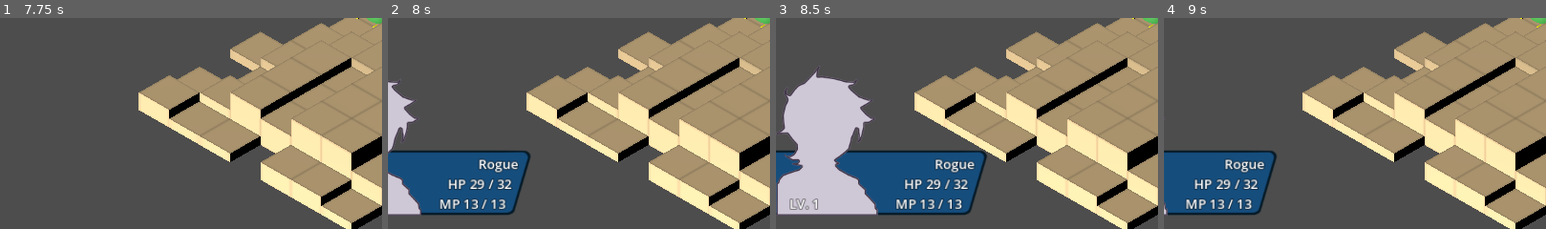
Above: before the commit, frames 1-4 (left to right).
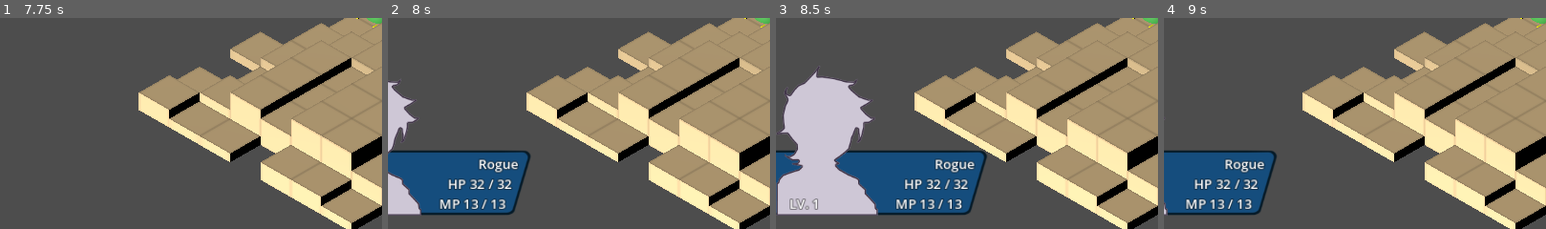
Above: after the commit, the same moments.

Repository: WeatheredSouls/GodotTactics
Game: Godot game, scene res://Scenes/Battle.tscn
Two runs of this game, one before a commit and one after it. Both use one fixed random seed, a clock stepped at 60 frames per second and the inputs below.
Inputs (mouse positions are % of the whole screen's width and height, from its top left):
- Up to frame 1 (7.75 s): tap Enter (fire_1) at 0.5, 1.35, 5.1, 7.25 s; move the mouse to (72, 44) at 0.52 s; hold D (move_right) 0.53-1.28 s; hold Right mouse button (camera_activate) 0.53-1.28 s; move the mouse to (30, 54) at 1.27 s; hold S (move_down) 1.28-2.03 s; move the mouse to (60, 27) at 2.02 s; hold D (move_right) 2.03-2.78 s; tap Shift (fire_2) at 2.1, 5.85 s; move the mouse to (45, 69) at 2.77 s; hold W (move_up) 2.78-3.53 s; tap Mouse wheel down (zoom_down) at 2.85, 6.6 s; move the mouse to (80, 64) at 3.52 s; hold A (move_left) 3.53-5.03 s; tap Mouse wheel up (zoom_up) at 3.6, 7.35 s; move the mouse to (20, 34) at 4.27 s; right-click (20, 34) at 4.35 s; move the mouse to (55, 49) at 5.02 s; hold S (move_down) 5.03-5.78 s; tap Space at 5.75 s; move the mouse to (35, 24) at 5.77 s; hold D (move_right) 5.78-6.53 s; move the mouse to (72, 44) at 6.52 s; hold W (move_up) 6.53-7.28 s; move the mouse to (30, 54) at 7.27 s; hold D (move_right) from 7.28 s (still down)
- Up to frame 2 (8 s): keep holding D (move_right)
- Up to frame 3 (8.5 s): move the mouse to (60, 27) at 8.02 s; release D (move_right) at 8.03 s; hold S (move_down) from 8.03 s (still down); hold Right mouse button (camera_activate) from 8.03 s (still down)
- Up to frame 4 (9 s): move the mouse to (45, 69) at 8.77 s; release S (move_down) at 8.78 s; release Right mouse button (camera_activate) at 8.78 s; hold A (move_left) from 8.78 s (still down); tap Enter (fire_1) at 8.85 s
The pictures show only the part of the screen within x 0-50%, y 50-100%; the shares and areas given below are measured in that part.

Frame 1 is identical in both runs. In frame 2, less than 0.1% of the frame differs, in the area x 21-26%, y 77-82%; in frame 3, less than 0.1%; in frame 4, less than 0.1%.

Commit message:
Part 18 - Ability Effects

Diff:
--- a/Prefabs/Hero.tscn
+++ b/Prefabs/Hero.tscn
@@ -1,14 +1,20 @@
-[gd_scene load_steps=12 format=3 uid="uid://b4hk8c5bhrmur"]
+[gd_scene load_steps=18 format=3 uid="uid://b4hk8c5bhrmur"]
 
 [ext_resource type="Material" uid="uid://ca2attav4014m" path="res://Materials/Ally.tres" id="1_1542g"]
 [ext_resource type="Script" path="res://Scripts/View Model Component/Unit.gd" id="1_jh304"]
 [ext_resource type="Material" uid="uid://ci5if3vpfmyrc" path="res://Materials/Eyes.tres" id="2_bcdkh"]
+[ext_resource type="Script" path="res://Scripts/View Model Component/Ability/Ability.gd" id="4_0lxxe"]
 [ext_resource type="Script" path="res://Scripts/View Model Component/Ability/Range/ConstantAbilityRange.gd" id="4_uwad1"]
 [ext_resource type="Script" path="res://Scripts/View Model Component/Ability/Area of Effect/UnitAbilityArea.gd" id="5_8wht0"]
+[ext_resource type="Script" path="res://Scripts/View Model Component/Ability/Power/PhysicalAbilityPower.gd" id="6_lxc6v"]
 [ext_resource type="Script" path="res://Scripts/View Model Component/Ability/Effect Target/DefaultAbilityEffectTarget.gd" id="6_meuw2"]
 [ext_resource type="Script" path="res://Scripts/View Model Component/Actor/Equipment.gd" id="7_atnug"]
 [ext_resource type="Script" path="res://Scripts/View Model Component/Ability/Hit Rate/ATypeHitRate.gd" id="7_jifwt"]
 [ext_resource type="Script" path="res://Scripts/View Model Component/Status/Status.gd" id="7_w0yuf"]
+[ext_resource type="Script" path="res://Scripts/View Model Component/Ability/Effects/DamageAbilityEffect.gd" id="7_yilf6"]
+[ext_resource type="Script" path="res://Scripts/View Model Component/Ability/Effects/InflictAbilityEffect.gd" id="10_ernll"]
+[ext_resource type="Script" path="res://Scripts/View Model Component/Status/Effects/BlindStatusEffect.gd" id="11_vjfbv"]
+[ext_resource type="Script" path="res://Scripts/View Model Component/Ability/Hit Rate/STypeHitRate.gd" id="12_tmfdy"]
 
 [sub_resource type="SphereMesh" id="SphereMesh_v77ue"]
 
@@ -39,6 +45,7 @@
 [node name="Abilities" type="Node" parent="."]
 
 [node name="Attack" type="Node" parent="Abilities"]
+script = ExtResource("4_0lxxe")
 
 [node name="Ability Range" type="Node" parent="Abilities/Attack"]
 script = ExtResource("4_uwad1")
@@ -47,11 +54,30 @@
 [node name="Ability Area" type="Node" parent="Abilities/Attack"]
 script = ExtResource("5_8wht0")
 
-[node name="Ability Effect Target" type="Node" parent="Abilities/Attack"]
+[node name="Physical Ability Power" type="Node" parent="Abilities/Attack"]
+script = ExtResource("6_lxc6v")
+level = 45
+
+[node name="Damage" type="Node" parent="Abilities/Attack"]
+script = ExtResource("7_yilf6")
+
+[node name="Ability Effect Target" type="Node" parent="Abilities/Attack/Damage"]
 script = ExtResource("6_meuw2")
 
-[node name="Hit Rate" type="Node" parent="Abilities/Attack"]
+[node name="Hit Rate" type="Node" parent="Abilities/Attack/Damage"]
 script = ExtResource("7_jifwt")
+
+[node name="Inflict Blind" type="Node" parent="Abilities/Attack"]
+script = ExtResource("10_ernll")
+status_effect = ExtResource("11_vjfbv")
+effect_name = "Blind"
+duration = 50
+
+[node name="Ability Effect Target" type="Node" parent="Abilities/Attack/Inflict Blind"]
+script = ExtResource("6_meuw2")
+
+[node name="Hit Rate" type="Node" parent="Abilities/Attack/Inflict Blind"]
+script = ExtResource("12_tmfdy")
 
 [node name="Equipment" type="Node" parent="."]
 script = ExtResource("7_atnug")
--- a/Scenes/Battle.tscn
+++ b/Scenes/Battle.tscn
@@ -34,7 +34,6 @@
 [ext_resource type="Script" path="res://Scripts/View Model Component/StatPanel.gd" id="27_e2b2e"]
 [ext_resource type="Texture2D" uid="uid://devbmisnl337" path="res://Textures/UI/RedAttackPanel.png" id="29_rgavg"]
 [ext_resource type="Script" path="res://Scripts/Controller/TurnOrderController.gd" id="34_opnmc"]
-[ext_resource type="Script" path="res://Scripts/Test/StatusEffectDemo.gd" id="35_hq8fa"]
 [ext_resource type="Script" path="res://Scripts/View Model Component/HitSuccessIndicator.gd" id="35_joq03"]
 [ext_resource type="Script" path="res://Scripts/Common/UI/LayoutAnchor.gd" id="36_00mtv"]
 [ext_resource type="Texture2D" uid="uid://lm3oejxnfwbl" path="res://Textures/UI/AttackArrowBacker.png" id="37_trv01"]
@@ -923,4 +922,3 @@
 vertical_alignment = 1
 
 [node name="Test" type="Node" parent="."]
-script = ExtResource("35_hq8fa")
--- a/Scripts/Controller/AbilityMenuPanelController.gd
+++ b/Scripts/Controller/AbilityMenuPanelController.gd
@@ -5,6 +5,15 @@
 const HideKey:String = "Hide"
 const EntryPoolKey:String = "AbilityMenuPanel.Entry"
 const MenuCount:int = 4
+
+signal GetAttackNotification(info:Info)
+signal GetDefenseNotification(info:Info)
+signal GetPowerNotification(info:Info)
+signal TweakDamageNotification(info:Info)
+
+signal CanPerformCheck(exc:BaseException)
+signal FailedNotification()
+signal DidPerformNotification()
 
 @export var entryPrefab:PackedScene
 @export var titleLabel:Label
--- a/Scripts/Controller/Battle States/ConfirmAbilityTargetState.gd
+++ b/Scripts/Controller/Battle States/ConfirmAbilityTargetState.gd
@@ -41,17 +41,16 @@
 
 func FindTargets():
 	turn.targets = []
-	var children:Array[Node] = turn.ability.get_children()
-	var targeters:Array[AbilityEffectTarget]
-	targeters.assign(children.filter(func(node): return node is AbilityEffectTarget))
 
 	for tile in tiles:
-		if(IsTarget(tile, targeters)):
+		if(IsTarget(tile)):
 			turn.targets.append(tile)
 
-func IsTarget(tile:Tile, list:Array[AbilityEffectTarget]):
-	for item in list:
-		if(item.IsTarget(tile)):
+func IsTarget(tile:Tile):
+	var children:Array[Node] = turn.ability.find_children("*", "BaseAbilityEffect", false)
+	for child in children:
+		var targeter:AbilityEffectTarget = child.get_node("Ability Effect Target")
+		if targeter.IsTarget(tile):
 			return true
 	return false
 
@@ -72,18 +71,17 @@
 	_owner.cameraController.Orbit(direction)
 
 func UpdateHitSuccessIndicator():
-	var chance:int = CalculateHitRate()
-	var amount:int = EstimateDamage()
+	var chance:int = 0
+	var amount:int = 0
+	var target:Tile = turn.targets[index]
+
+	var children:Array[Node] = turn.ability.find_children("*", "BaseAbilityEffect", false)
+	for child in children:
+		var targeter:AbilityEffectTarget = child.get_node("Ability Effect Target")
+		if targeter.IsTarget(target):
+			var hitRate:HitRate = child.get_node("Hit Rate")
+			chance = hitRate.Calculate(target)
+			amount = child.Predict(target)
+			break
+
 	hitSuccessIndicator.SetStats(chance, amount)
-
-func CalculateHitRate():
-	var target = turn.targets[index].content
-	var children:Array[Node] = turn.ability.find_children("*", "HitRate", false)
-	if children:
-		var hr:HitRate = children[0]
-		return hr.Calculate(turn.actor, target)
-	print("Couldn't find Hit Rate")
-	return 0
-
-func EstimateDamage()->int:
-	return 50
--- a/Scripts/Controller/Battle States/PerformAbilityState.gd
+++ b/Scripts/Controller/Battle States/PerformAbilityState.gd
@@ -12,21 +12,14 @@
 
 func Animate():
 	#TODO play animations, etc
+
 	#TODO apply ability effect, etc
 
-	TemporaryAttackExample()
+	ApplyAbility()
 	if(turn.hasUnitMoved):
 		_owner.stateMachine.ChangeState(endFacingState)
 	else:
 		_owner.stateMachine.ChangeState(commandSelectionState)
 
-func TemporaryAttackExample():
-	for i in range(0,turn.targets.size()):
-		var obj = turn.targets[i].content
-		var stats:Stats
-		if(obj != null):
-			stats = obj.get_node("Stats")
-		if(stats != null):
-			stats.SetStat(StatTypes.Stat.HP, stats.GetStat(StatTypes.Stat.HP) - 15)
-			if (stats.GetStat(StatTypes.Stat.HP) <= 0):
-				print("KO'd {Unit}!".format({"Unit": obj.name}))
+func ApplyAbility():
+	turn.ability.Perform(turn.targets)
--- a/Scripts/Controller/BattleController.gd
+++ b/Scripts/Controller/BattleController.gd
@@ -25,3 +25,11 @@
 
 func _ready():
 	stateMachine.ChangeState(startState)
+
+func GetParentUnit(node:Node):
+	var parent = node.get_parent()
+	if parent == null:
+		return null
+	if parent is Unit:
+		return parent
+	return GetParentUnit(parent)
--- a/Scripts/Model/Turn.gd
+++ b/Scripts/Model/Turn.gd
@@ -7,7 +7,7 @@
 var lockMove:bool
 var startTile:Tile
 var startDir: Directions.Dirs
-var ability: Node
+var ability: Ability
 var targets:Array[Tile]
 
 func Change(current:Unit):
--- /dev/null
+++ b/Scripts/View Model Component/Ability/Ability.gd
@@ -0,0 +1,29 @@
+extends Node
+class_name Ability
+
+var battle:BattleController
+var abilityController:AbilityMenuPanelController
+
+func _ready():
+	battle = get_tree().root.get_node("Battle/Battle Controller")
+	abilityController = battle.abilityMenuPanelController
+
+func CanPerform():
+	var exc:BaseException = BaseException.new(true)
+	abilityController.CanPerformCheck.emit(exc)
+	return exc.toggle
+
+func Perform(targets:Array[Tile]):
+	if not CanPerform():
+		abilityController.FailedNotification.emit()
+		return
+
+	for target in targets:
+		_Perform(target)
+	abilityController.DidPerformNotification.emit()
+
+func _Perform(target:Tile):
+	var children:Array[Node] = self.find_children("*", "BaseAbilityEffect", false)
+	for child in children:
+		var effect:BaseAbilityEffect = child as BaseAbilityEffect
+		effect.Apply(target)
--- /dev/null
+++ b/Scripts/View Model Component/Ability/Effects/BaseAbilityEffect.gd
@@ -0,0 +1,45 @@
+extends Node
+class_name BaseAbilityEffect
+
+const minDamage:int = -999
+const maxDamage:int = 999
+var battle:BattleController
+var abilityCont:AbilityMenuPanelController
+var hitController:HitSuccessIndicator
+
+func _ready():
+	battle = get_tree().root.get_node("Battle/Battle Controller")
+	abilityCont = battle.abilityMenuPanelController
+	hitController = battle.hitSuccessIndicator
+
+
+func Predict(target:Tile):
+	pass
+
+func Apply(target:Tile):
+	if self.get_node("Ability Effect Target").IsTarget(target) == false:
+		return
+	if self.get_node("Hit Rate").RollForHit(target):
+		print("Hit")
+		hitController.HitNotification.emit(OnApply(target))
+	else:
+		print("Missed")
+		hitController.MissedNotification.emit()
+
+func OnApply(target:Tile):
+	pass
+
+func GetStat(attacker:Unit, target:Unit, notifier:Signal, startValue:int):
+	var mods:Array[ValueModifier]
+	var info = Info.new(attacker, target, mods)
+	notifier.emit(info)
+
+	mods.sort_custom(func(a, b): return a.sortOrder < b.sortOrder)
+
+	var value:float = startValue
+	for mod in mods:
+		value = mod.Modify(startValue, value)
+
+	var retValue:int = floori(value)
+	retValue = clamp(retValue, minDamage, maxDamage)
+	return retValue
--- /dev/null
+++ b/Scripts/View Model Component/Ability/Effects/DamageAbilityEffect.gd
@@ -0,0 +1,48 @@
+extends BaseAbilityEffect
+class_name DamageAbilityEffect
+
+func Predict(target:Tile):
+	var attacker:Unit = battle.GetParentUnit(self)
+	var defender:Unit = target.content
+
+	# Get the attackers base attack stat considering
+	# mission items, support check, status check, and equipment, etc
+	var attack:int = GetStat(attacker, defender, abilityCont.GetAttackNotification,0)
+
+	# Get the targets base defense stat considering
+	# mission items, support check, status check, and equipment, etc
+	var defense:int = GetStat(attacker, defender, abilityCont.GetDefenseNotification, 0)
+
+	# Calculate base damage
+	var damage:int = attack - (defense / 2)
+	damage = max(damage, 1)
+
+	# Get the abilities power stat considering possible variations
+	var power:int = GetStat(attacker, defender, abilityCont.GetPowerNotification, 0)
+
+	# Apply power bonus
+	damage = damage * power / 100
+	damage = max(damage,1)
+
+	# Tweak the damage based on a variety of other checks like
+	# Elemental damage, Critical Hits, Damage multipliers, etc.
+	damage = GetStat(attacker, defender, abilityCont.TweakDamageNotification, damage)
+
+	# Clamp the damage to a range
+	damage = clamp(damage, minDamage, maxDamage)
+	return -damage
+
+func OnApply(target:Tile):
+	var defender:Unit = target.content
+
+	# Start with the predicted damage value
+	var value:int = Predict(target)
+
+	# Add some random variance
+	value = floori(value * randf_range(.9,1.1))
+
+	# Apply the damage to the target
+	var s:Stats = defender.get_node("Stats")
+	var currentHP = s.GetStat(StatTypes.Stat.HP)
+	s.SetStat(StatTypes.Stat.HP, currentHP + value)
+	return value
--- /dev/null
+++ b/Scripts/View Model Component/Ability/Effects/InflictAbilityEffect.gd
@@ -0,0 +1,22 @@
+extends BaseAbilityEffect
+class_name InflictAbilityEffect
+
+@export var status_effect:GDScript
+@export var effect_name:String
+@export var duration:int
+
+func Predict(target:Tile):
+	return 0
+
+func OnApply(target:Tile):
+	var unit:Unit = target.content
+	if unit == null:
+		return 0
+
+	var status:Status = unit.get_node("Status")
+
+	var condition:DurationStatusCondition
+	condition = status.Add(status_effect , DurationStatusCondition, effect_name, "Duration Condition")
+	condition.duration = duration
+
+	return 0
--- a/Scripts/View Model Component/Ability/Hit Rate/ATypeHitRate.gd
+++ b/Scripts/View Model Component/Ability/Hit Rate/ATypeHitRate.gd
@@ -1,16 +1,17 @@
 extends HitRate
 class_name ATypeHitRate
 
-func Calculate(attacker:Unit, target:Unit):
-	if(AutomaticHit(attacker, target)):
+func Calculate(target:Tile):
+	var defender = target.content
+	if(AutomaticHit(defender)):
 		return Final(0)
 
-	if(AutomaticMiss(attacker, target)):
+	if(AutomaticMiss(defender)):
 		return Final(100)
 
-	var evade:int = GetEvade(target)
-	evade = AdjustForRelativeFacing(attacker, target, evade)
-	evade = AdjustForStatusEffects(attacker, target, evade)
+	var evade:int = GetEvade(defender)
+	evade = AdjustForRelativeFacing(defender, evade)
+	evade = AdjustForStatusEffects(defender, evade)
 	evade = clamp(evade, 5, 95)
 	return Final(evade)
 
@@ -18,7 +19,7 @@
 	var s:Stats = target.get_node("Stats")
 	return clamp(s.GetStat(StatTypes.Stat.EVD), 0, 100)
 
-func AdjustForRelativeFacing(attacker:Unit, target:Unit, rate:int):
+func AdjustForRelativeFacing(target:Unit, rate:int):
 	match Directions.GetFacing(attacker, target):
 		Directions.Facings.FRONT:
 			return rate
--- a/Scripts/View Model Component/Ability/Hit Rate/FullTypeHitRate.gd
+++ b/Scripts/View Model Component/Ability/Hit Rate/FullTypeHitRate.gd
@@ -1,8 +1,9 @@
 extends HitRate
 class_name FullTypeHitRate
 
-func Calculate(attacker:Unit, target:Unit):
-	if(AutomaticMiss(attacker, target)):
+func Calculate(target:Tile):
+	var defender = target.content
+	if(AutomaticMiss(defender)):
 		return Final(100)
 
 	return Final(0)
--- a/Scripts/View Model Component/Ability/Hit Rate/HitRate.gd
+++ b/Scripts/View Model Component/Ability/Hit Rate/HitRate.gd
@@ -2,27 +2,35 @@
 class_name HitRate
 
 var hitIndicator:HitSuccessIndicator
+var attacker:Unit
 
 func _ready():
-	hitIndicator = get_node("/root/Battle/Battle Controller/Hit Success Indicator")
+	var battle:BattleController = get_node("/root/Battle/Battle Controller")
+	hitIndicator = battle.get_node("Hit Success Indicator")
+	attacker = battle.GetParentUnit(self)
 
-func Calculate(attacker:Unit, target:Unit):
+func Calculate(target:Tile):
 	pass
 
-func AutomaticHit(attacker:Unit, target:Unit)->bool:
+func AutomaticHit(target:Unit)->bool:
 	var exc:MatchException = MatchException.new(attacker, target)
 	hitIndicator.AutomaticHitCheckNotification.emit(exc)
 	return exc.toggle
 
-func AutomaticMiss(attacker:Unit, target:Unit)->bool:
+func AutomaticMiss(target:Unit)->bool:
 	var exc:MatchException = MatchException.new(attacker, target)
 	hitIndicator.AutomaticMissCheckNotification.emit(exc)
 	return exc.toggle
 
-func AdjustForStatusEffects(attacker:Unit, target:Unit, rate:int)->int:
+func AdjustForStatusEffects(target:Unit, rate:int)->int:
 	var args:Info = Info.new(attacker, target, rate)
 	hitIndicator.StatusCheckNotification.emit(args)
 	return args.data
 
 func Final(evade:int):
 	return 100 - evade
+
+func RollForHit(target:Tile):
+	var roll:int = randi_range(0, 100)
+	var chance:int = Calculate(target)
+	return roll <= chance
--- a/Scripts/View Model Component/Ability/Hit Rate/STypeHitRate.gd
+++ b/Scripts/View Model Component/Ability/Hit Rate/STypeHitRate.gd
@@ -1,16 +1,17 @@
 extends HitRate
 class_name STypeHitRate
 
-func Calculate(attacker:Unit, target:Unit):
-	if(AutomaticMiss(attacker, target)):
+func Calculate(target:Tile):
+	var defender = target.content
+	if(AutomaticMiss(defender)):
 		return Final(100)
 
-	if(AutomaticHit(attacker, target)):
+	if(AutomaticHit(defender)):
 		return Final(0)
 
-	var res:int = GetResistance(target)
-	res = AdjustForStatusEffects(attacker, target, res)
-	res = AdjustForRelativeFacing(attacker, target, res)
+	var res:int = GetResistance(defender)
+	res = AdjustForStatusEffects(defender, res)
+	res = AdjustForRelativeFacing(defender, res)
 
 	res = clamp(res, 0, 100)
 	return Final(res)
@@ -19,7 +20,7 @@
 	var s:Stats = target.get_node("Stats")
 	return clamp(s.GetStat(StatTypes.Stat.RES), 0, 100)
 
-func AdjustForRelativeFacing(attacker:Unit, target:Unit, rate:int):
+func AdjustForRelativeFacing(target:Unit, rate:int):
 	match Directions.GetFacing(attacker, target):
 		Directions.Facings.FRONT:
 			return rate
--- /dev/null
+++ b/Scripts/View Model Component/Ability/Power/BaseAbilityPower.gd
@@ -0,0 +1,45 @@
+extends Node
+class_name BaseAbilityPower
+
+var battle:BattleController
+var abilityController:AbilityMenuPanelController
+
+func _ready():
+	battle = get_tree().root.get_node("Battle/Battle Controller")
+	abilityController = battle.abilityMenuPanelController
+	abilityController.GetAttackNotification.connect(OnGetBaseAttack)
+	abilityController.GetDefenseNotification.connect(OnGetBaseDefense)
+	abilityController.GetPowerNotification.connect(OnGetPower)
+
+func _exit_tree():
+	abilityController.GetAttackNotification.disconnect(OnGetBaseAttack)
+	abilityController.GetDefenseNotification.disconnect(OnGetBaseDefense)
+	abilityController.GetPowerNotification.disconnect(OnGetPower)
+
+func OnGetBaseAttack(info:Info):
+	if info.attacker != battle.GetParentUnit(self):
+		return
+
+	var mod:AddValueModifier = AddValueModifier.new(0, GetBaseAttack())
+	info.data.append(mod)
+
+func OnGetBaseDefense(info:Info):
+	if info.attacker != battle.GetParentUnit(self):
+		return
+
+	var mod:AddValueModifier = AddValueModifier.new(0, GetBaseDefense(info.target))
+	info.data.append(mod)
+
+func OnGetPower(info:Info):
+	if info.attacker != battle.GetParentUnit(self):
+		return
+
+	var mod:AddValueModifier = AddValueModifier.new(0, GetPower())
+	info.data.append(mod)
+
+func GetBaseAttack():
+	pass
+func GetBaseDefense(target:Unit):
+	pass
+func GetPower():
+	pass
--- /dev/null
+++ b/Scripts/View Model Component/Ability/Power/MagicalAbilityPower.gd
@@ -0,0 +1,15 @@
+extends BaseAbilityPower
+class_name MagicalAbilityPower
+
+@export var level:int
+
+func GetBaseAttack():
+	var stats:Stats = battle.GetParentUnit(self).get_node("Stats")
+	return stats.GetStat(StatTypes.Stat.MAT)
+
+func GetBaseDefense(target:Unit):
+	var stats:Stats = target.get_node("Stats")
+	return stats.GetStat(StatTypes.Stat.MDF)
+
+func GetPower():
+	return level
--- /dev/null
+++ b/Scripts/View Model Component/Ability/Power/PhysicalAbilityPower.gd
@@ -0,0 +1,15 @@
+extends BaseAbilityPower
+class_name PhysicalAbilityPower
+
+@export var level:int
+
+func GetBaseAttack():
+	var stats:Stats = battle.GetParentUnit(self).get_node("Stats")
+	return stats.GetStat(StatTypes.Stat.ATK)
+
+func GetBaseDefense(target:Unit):
+	var stats:Stats = target.get_node("Stats")
+	return stats.GetStat(StatTypes.Stat.DEF)
+
+func GetPower():
+	return level
--- /dev/null
+++ b/Scripts/View Model Component/Ability/Power/WeaponAbilityPower.gd
@@ -0,0 +1,34 @@
+extends BaseAbilityPower
+class_name WeaponAbilityPower
+
+func GetBaseAttack():
+	var stats:Stats = battle.GetParentUnit(self).get_node("Stats")
+	return stats.GetStat(StatTypes.Stat.ATK)
+
+func GetBaseDefense(target:Unit):
+	var stats:Stats = target.get_node("Stats")
+	return stats.GetStat(StatTypes.Stat.DEF)
+
+func GetPower():
+	var power:int = PowerFromEquippedWeapon()
+	return power if power > 0 else UnarmedPower()
+
+func PowerFromEquippedWeapon():
+	var power = 0
+	var eq:Equipment = battle.GetParentUnit(self).get_node("Equipment")
+	var item:Equippable = eq.GetItem(EquipSlots.Slot.PRIMARY)
+	var features:Array[StatModifierFeature]
+	var children = item.get_children()
+	features.assign(children.filter(func(node): return is_instance_of(node, StatModifierFeature)))
+
+	for feature in features:
+		if feature.type == StatTypes.Stat.ATK:
+			power = power + feature.amount
+	return power
+
+func UnarmedPower():
+	var job:Job = battle.GetParentUnit(self).get_node("Job")
+	for i in job.statOrder.size():
+		if job.statOrder[i] == StatTypes.Stat.ATK:
+			return job.baseStats[i]
+	return 0
--- a/Scripts/View Model Component/Actor/Equipment.gd
+++ b/Scripts/View Model Component/Actor/Equipment.gd
@@ -29,3 +29,10 @@
 		var item = _items[i]
 		if (item.slots & slots) != EquipSlots.Slot.NONE:
 			UnEquipItem(item)
+
+func GetItem(slots:EquipSlots.Slot):
+	for i in range(_items.size()-1,-1,-1):
+		var item = _items[i]
+		if (item.slots & slots) != EquipSlots.Slot.NONE:
+			return item
+	return null
--- a/Scripts/View Model Component/HitSuccessIndicator.gd
+++ b/Scripts/View Model Component/HitSuccessIndicator.gd
@@ -4,6 +4,9 @@
 signal AutomaticHitCheckNotification
 signal AutomaticMissCheckNotification
 signal StatusCheckNotification
+
+signal MissedNotification
+signal HitNotification
 
 @export var anchorList:Array[PanelAnchor] = []
 @export var panel:LayoutAnchor
Not shown: 1 places in Scenes/Battle.tscn that only renumber resources
